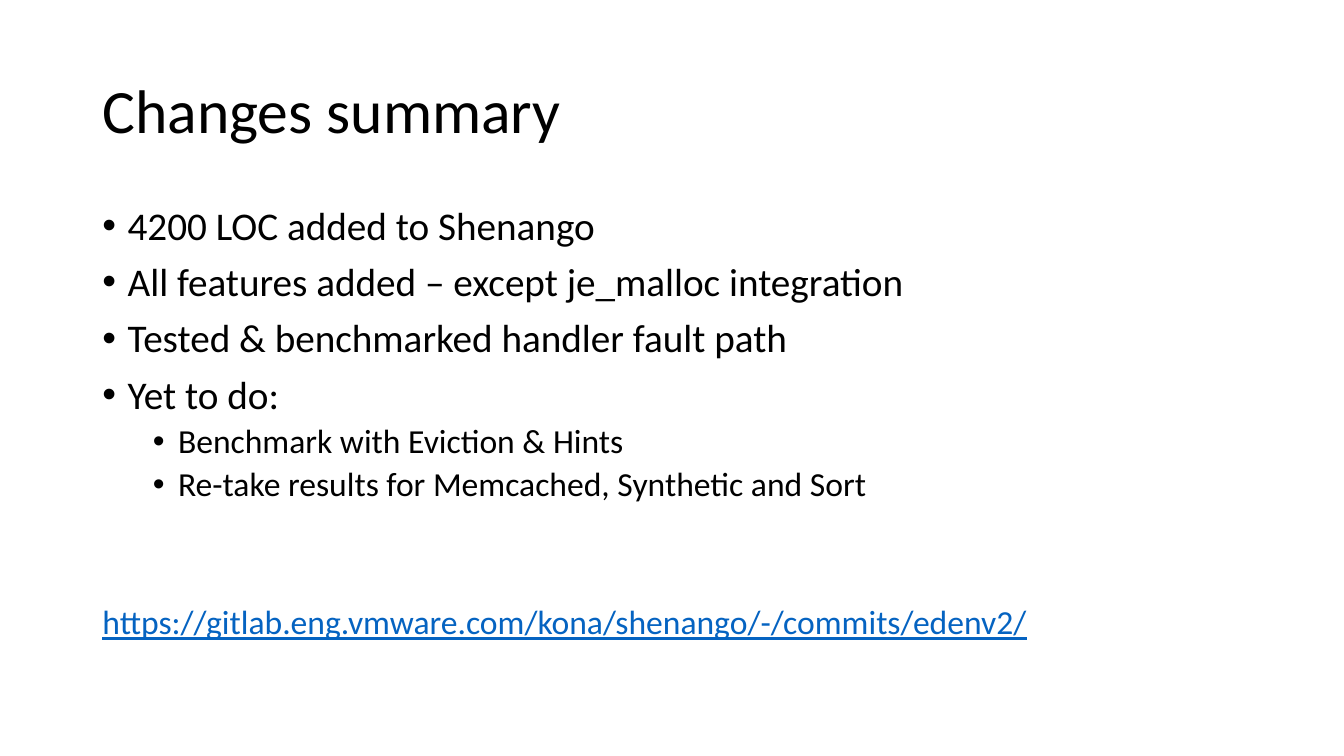
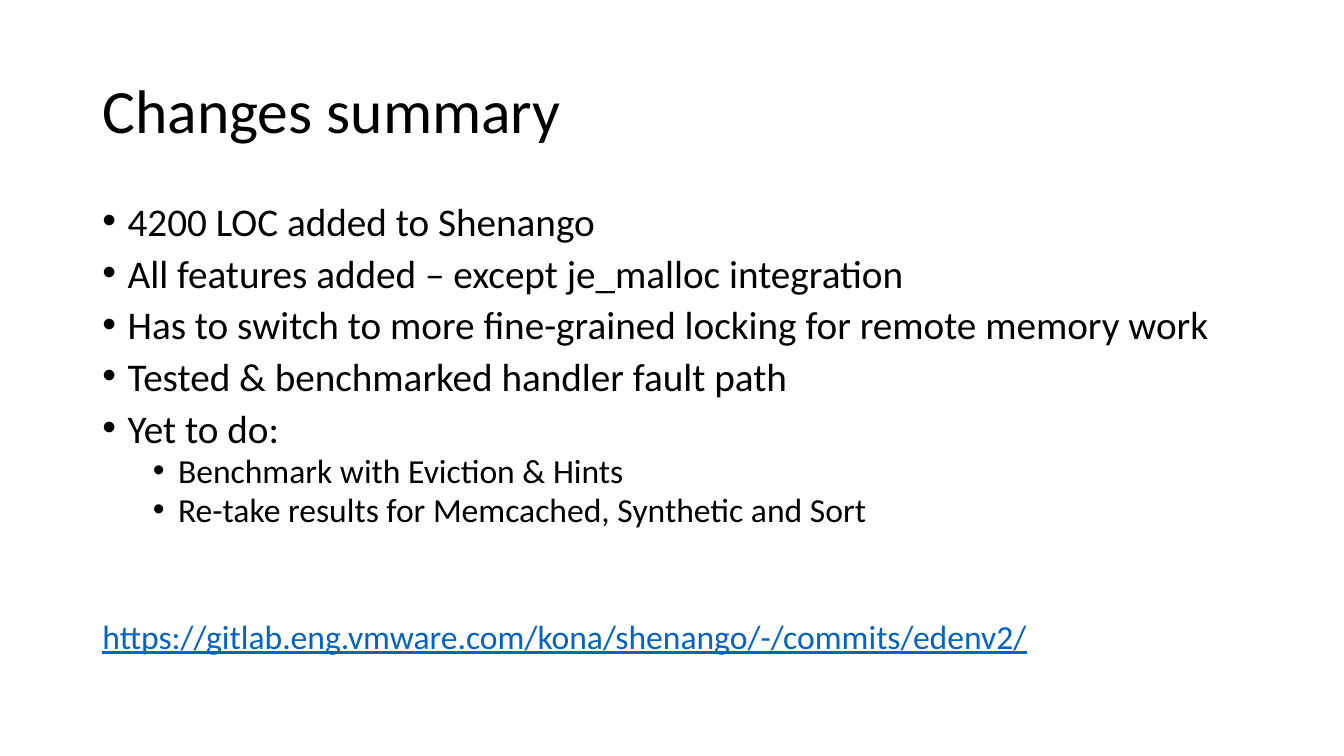
Before and after one commit to eden-farmem/eden-all, a slide deck: slide 8 of doc/weekly/2022-10-10.pptx. Drawn at 1344x756 pixels with LibreOffice and Linux fonts; fonts in the diff are those of the drawing. Boxes give left, top, right and bottom in pixels: in the first picture for what was removed or moved away, otherwise in the second. Text is boxed around its words. In the diff, an @@ line names an element or a change of style, - is before the commit and + after.

```diff
--- a/doc/weekly/2022-10-10.pptx
+++ b/doc/weekly/2022-10-10.pptx
@@ text at box(102, 208, 1026, 655): line spacing 0.9 to 0.8 @@
@@ text at box(128, 311, 1208, 346): paragraph added @@
+• Has to switch to more fine-grained locking for remote memory work
```
Also in this commit, not shown: 1 other slide changed, 5 other files.
